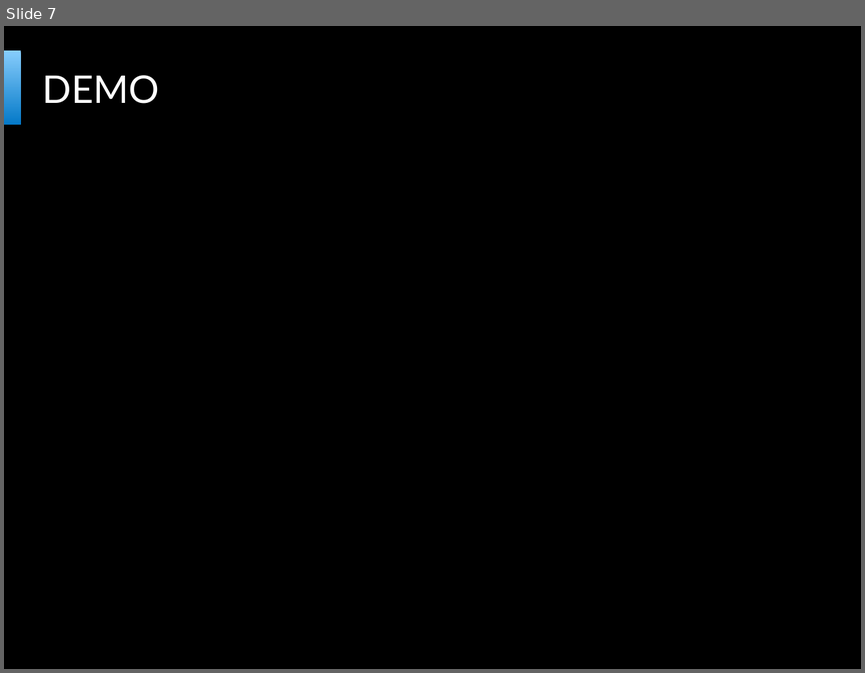
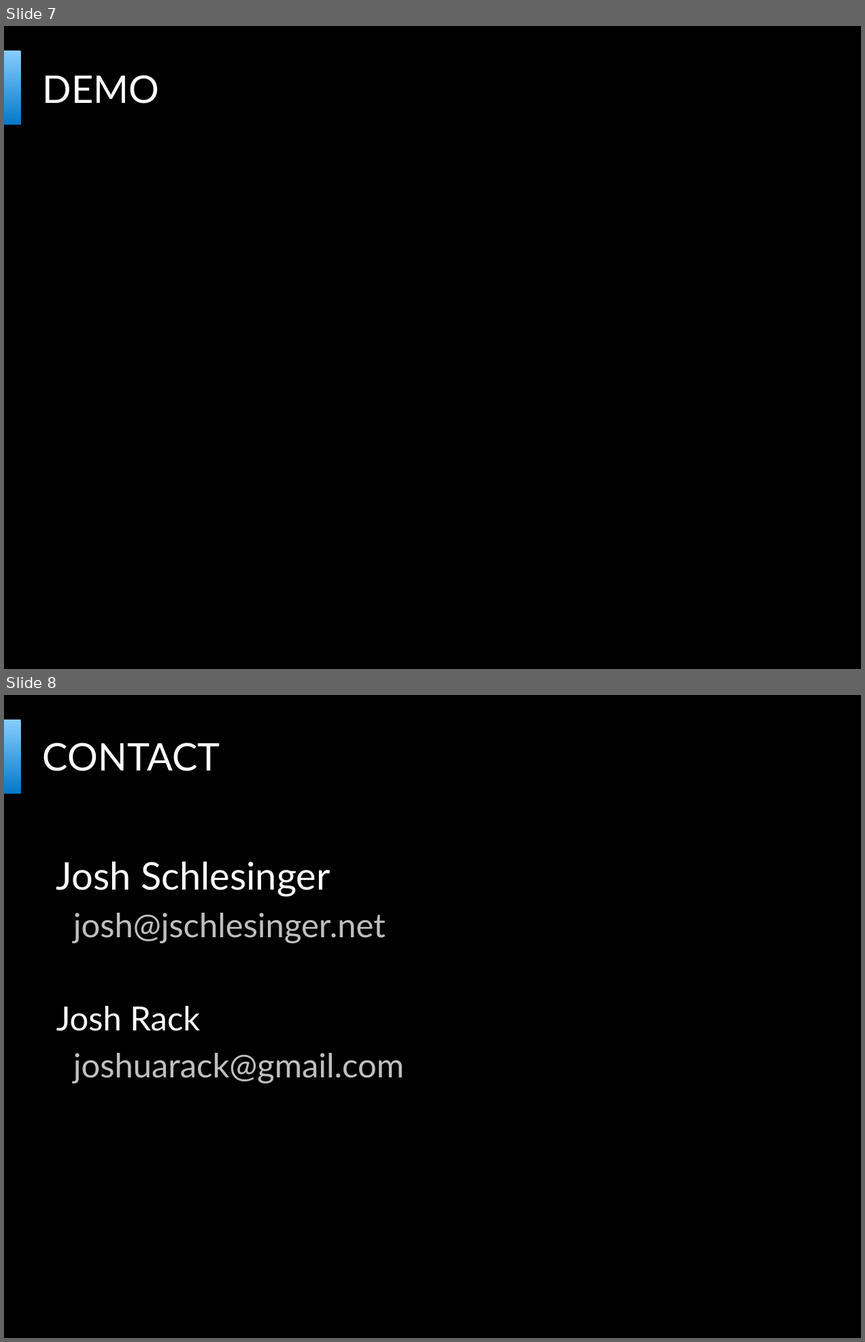
Before and after one commit to jjschlesinger/CCCRequireJS, a slide deck: SlideDeck.pptx. Shown one above the other, each under a label of ours: slide 7 before the commit, slides 7 and 8 after it. The pictures are 865x673 and 865x1342 pixels, drawn with LibreOffice and Linux fonts; fonts in the diff are those of the drawing; background and template pictures are left out. Boxes give left, top, right and bottom in pixels: in the first picture for what was removed or moved away, otherwise in the second. Text is boxed around its words. In the diff, an @@ line names an element or a change of style, - is before the commit and + after.

```diff
--- a/SlideDeck.pptx
+++ b/SlideDeck.pptx
@@ slide 8 added at (x1=4, y1=695, x2=861, y2=1338), background #000000; not listed: 2 template elements that a slide beside it also shows @@
@@ title added at (x1=43, y1=743, x2=220, y2=771), 32 pt, text #FFFFFF @@
+CONTACT
@@ text added at (x1=56, y1=861, x2=404, y2=1083), 28 pt, text #BFBFBF @@
+Josh Schlesinger
+josh@jschlesinger.net
+Josh Rack
+joshuarack@gmail.com
```
Also in this commit, not shown: 6 other slides changed, 1 other slide added.
